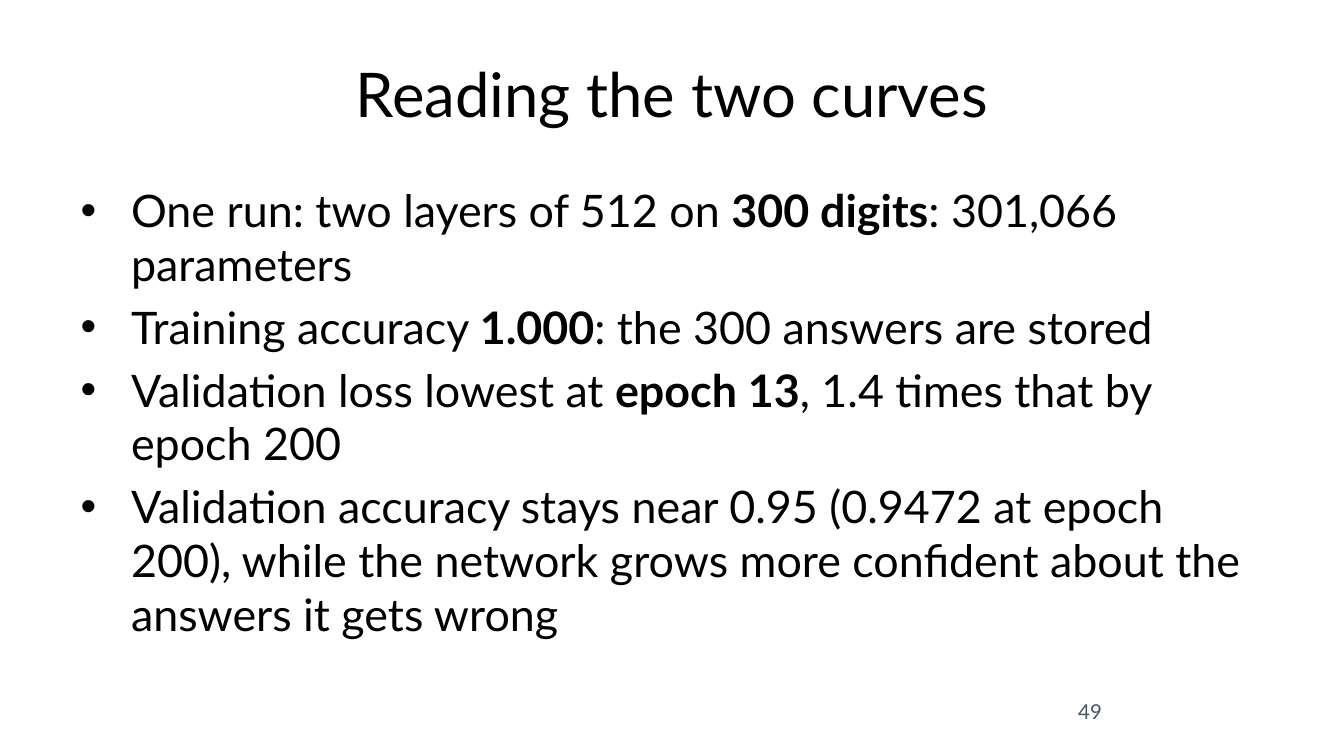
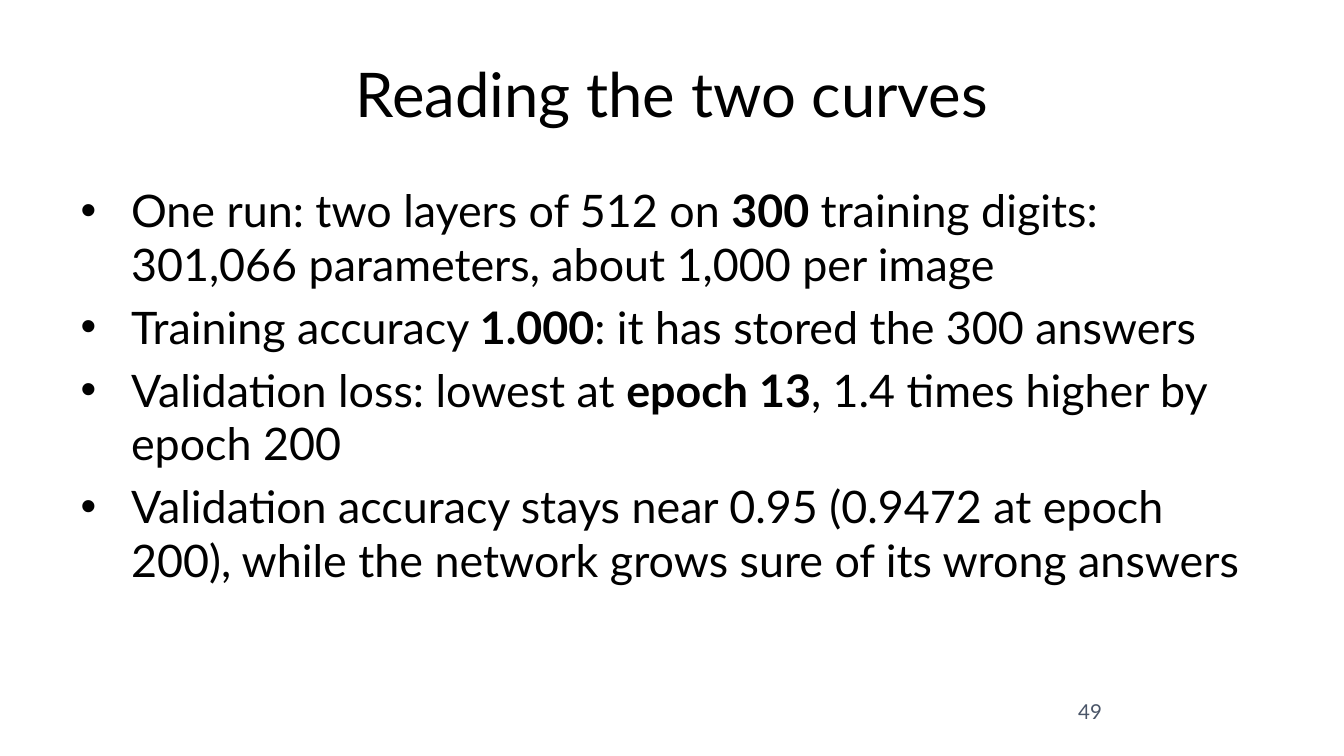
Before and after one commit to fabioantonini/technologies-for-artificial-intelligence, a slide deck: slide 49 of Lessons/09_neural_networks/Slides/neural_networks_slides.pptx. Drawn at 1344x756 pixels with LibreOffice and Linux fonts; fonts in the diff are those of the drawing; background and template pictures are left out. Boxes give left, top, right and bottom in pixels: in the first picture for what was removed or moved away, otherwise in the second. Text is boxed around its words. In the diff, an @@ line names an element or a change of style, - is before the commit and + after.

```diff
--- a/Lessons/09_neural_networks/Slides/neural_networks_slides.pptx
+++ b/Lessons/09_neural_networks/Slides/neural_networks_slides.pptx
@@ text at [131, 194, 1239, 586]: text changed @@
-• One run: two layers of 512 on 300 digits: 301,066 parameters
-• Training accuracy 1.000: the 300 answers are stored
-• Validation loss lowest at epoch 13, 1.4 times that by epoch 200
-• Validation accuracy stays near 0.95 (0.9472 at epoch 200), while the network grows more confident about the answers it gets wrong
+• One run: two layers of 512 on 300 training digits: 301,066 parameters, about 1,000 per image
+• Training accuracy 1.000: it has stored the 300 answers
+• Validation loss: lowest at epoch 13, 1.4 times higher by epoch 200
+• Validation accuracy stays near 0.95 (0.9472 at epoch 200), while the network grows sure of its wrong answers
```
Also in this commit, not shown: 31 other slides changed, 1 slide added, 1 slide removed, 18 other files.
